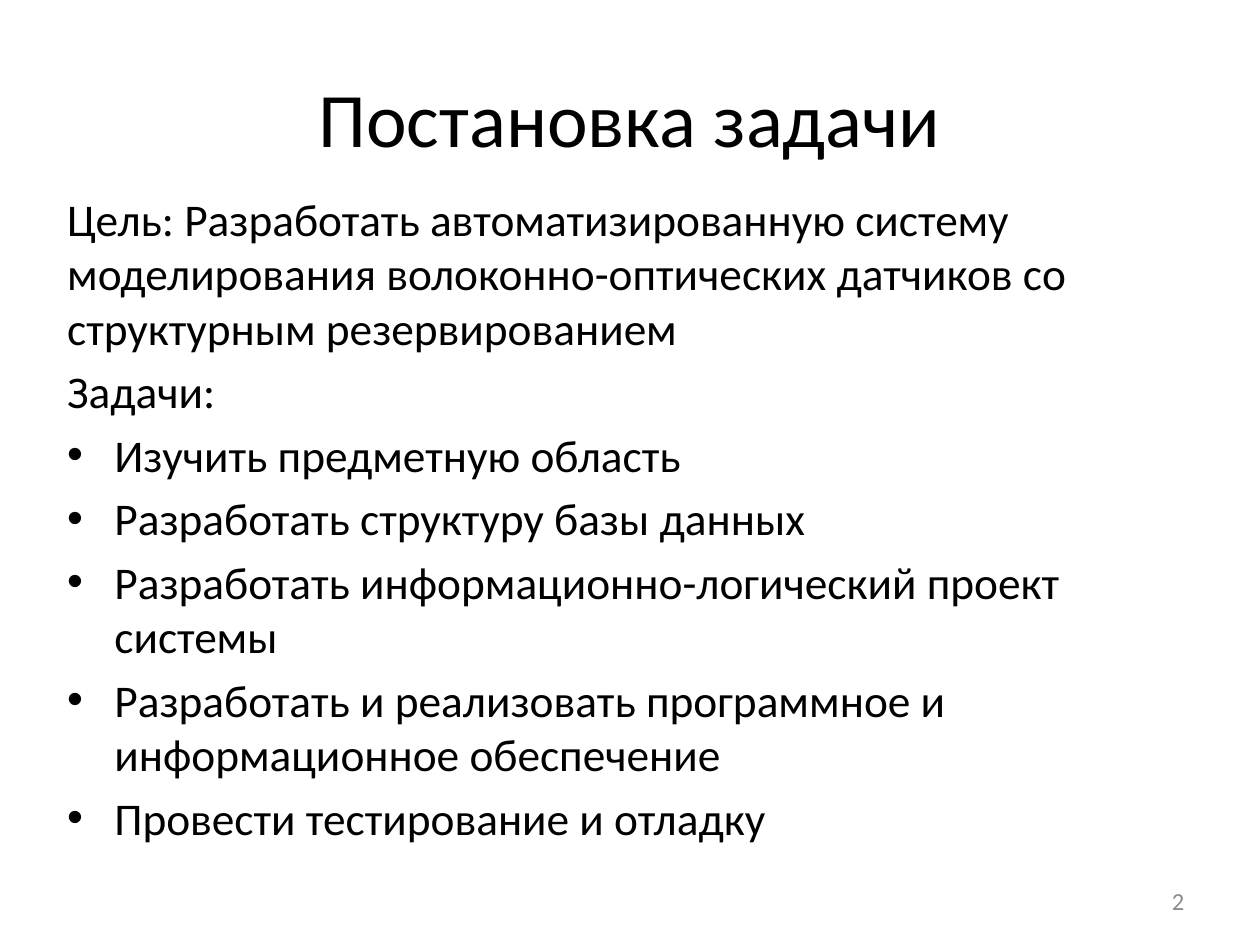
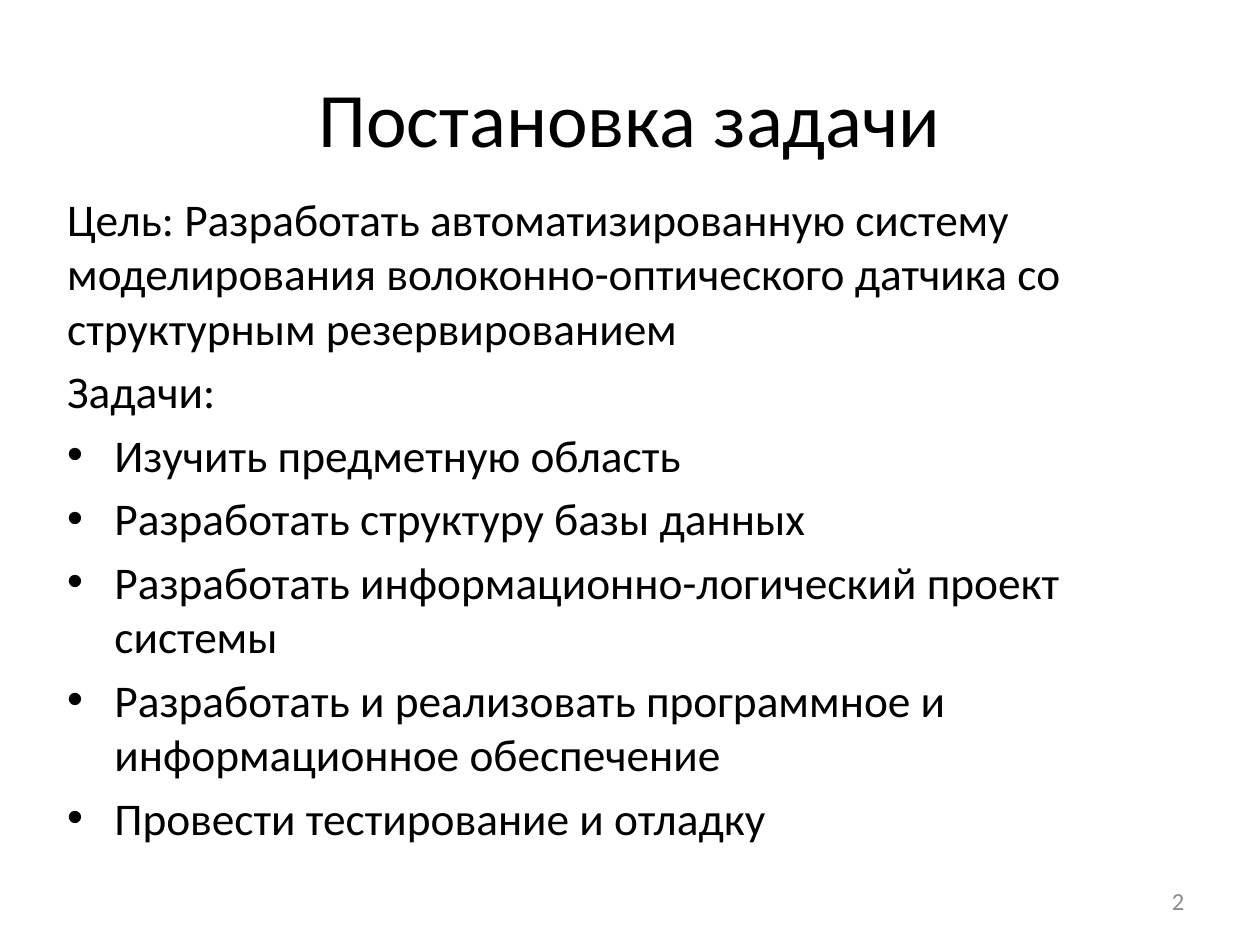
Before and after one commit to Morgan163/diplom, a slide deck: slide 2 of Автоматизированная система моделирования волоконно-оптических датчиков со структурным резервированием.pptx. Drawn at 1260x945 pixels with LibreOffice and Linux fonts; fonts in the diff are those of the drawing. Boxes give left, top, right and bottom in pixels: in the first picture for what was removed or moved away, otherwise in the second. Text is boxed around its words. In the diff, an @@ line names an element or a change of style, - is before the commit and + after.

```diff
--- a/Автоматизированная система моделирования волоконно-оптических датчиков со структурным резервированием.pptx
+++ b/Автоматизированная система моделирования волоконно-оптических датчиков со структурным резервированием.pptx
@@ text at (x1=67, y1=205, x2=1060, y2=353): text changed @@
-Цель: Разработать автоматизированную систему моделирования волоконно-оптических датчиков со структурным резервированием
+Цель: Разработать автоматизированную систему моделирования волоконно-оптического датчика со структурным резервированием
```
Also in this commit, not shown: 2 other slides changed, 1 slide added, 2 other files.
